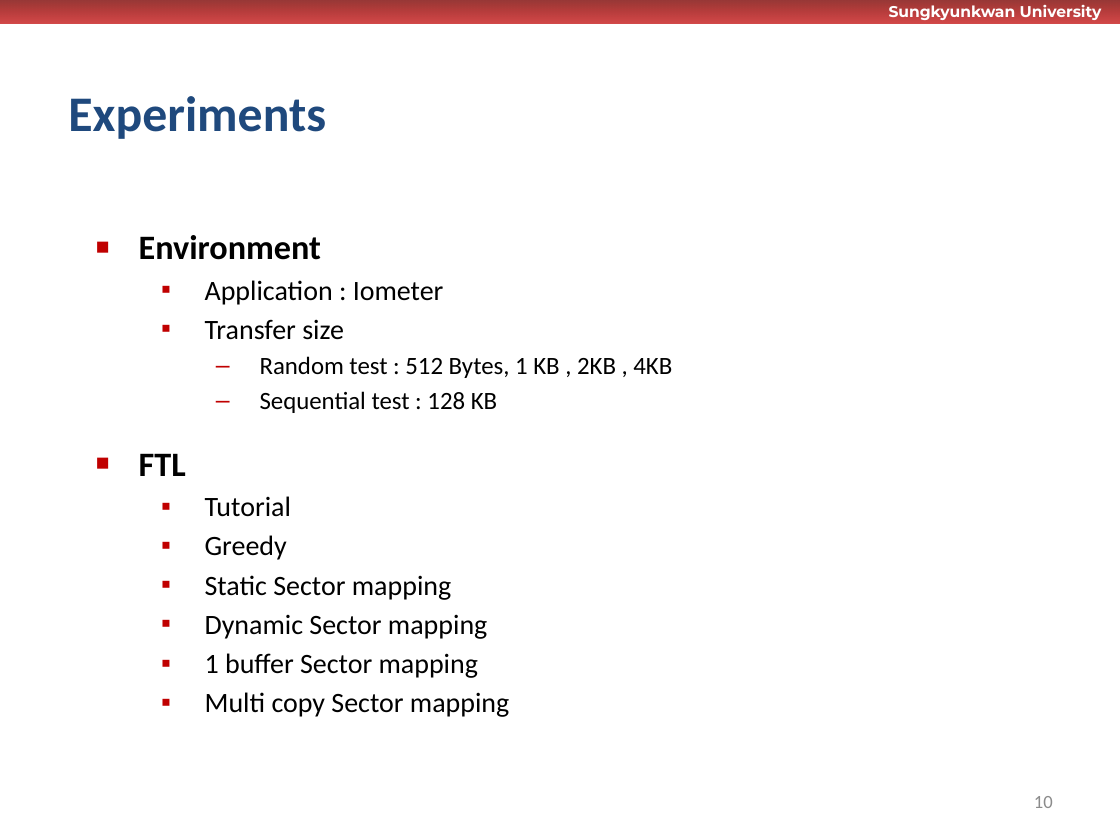
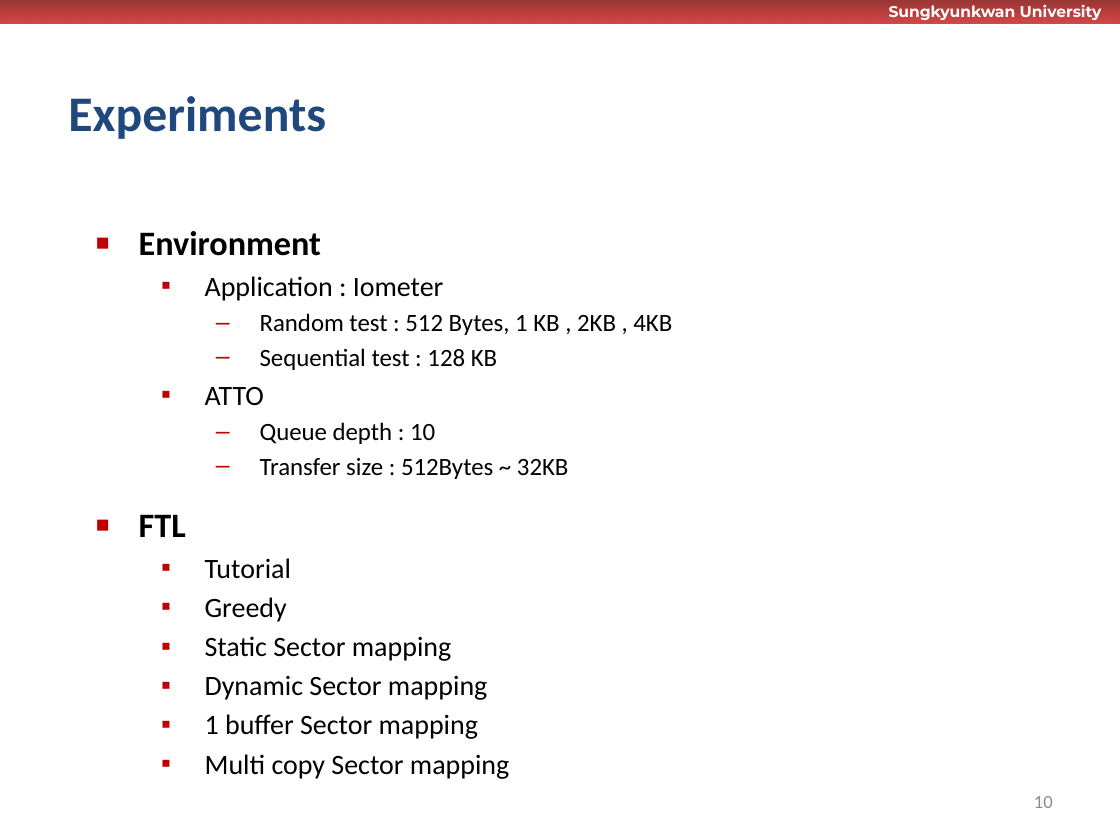
Before and after one commit to wurikiji/tutorial2-dev, a slide deck: slide 10 of docs/발표자료.pptx. Drawn at 1120x840 pixels with LibreOffice and Linux fonts; fonts in the diff are those of the drawing; background and template pictures are left out. Boxes give left, top, right and bottom in pixels: in the first picture for what was removed or moved away, otherwise in the second. Text is boxed around its words. In the diff, an @@ line names an element or a change of style, - is before the commit and + after.

```diff
--- a/docs/발표자료.pptx
+++ b/docs/발표자료.pptx
@@ text at bbox=[139, 231, 321, 537]: line spacing 1.5 to 1.4 @@
@@ text at bbox=[205, 319, 344, 340]: paragraph removed @@
-  ▪ Transfer size
@@ text at bbox=[205, 387, 569, 479]: paragraphs added @@
+  ▪ ATTO
+    – Queue depth : 10
+    – Transfer size : 512Bytes ~ 32KB
```
Also in this commit, not shown: 2 other slides changed.
